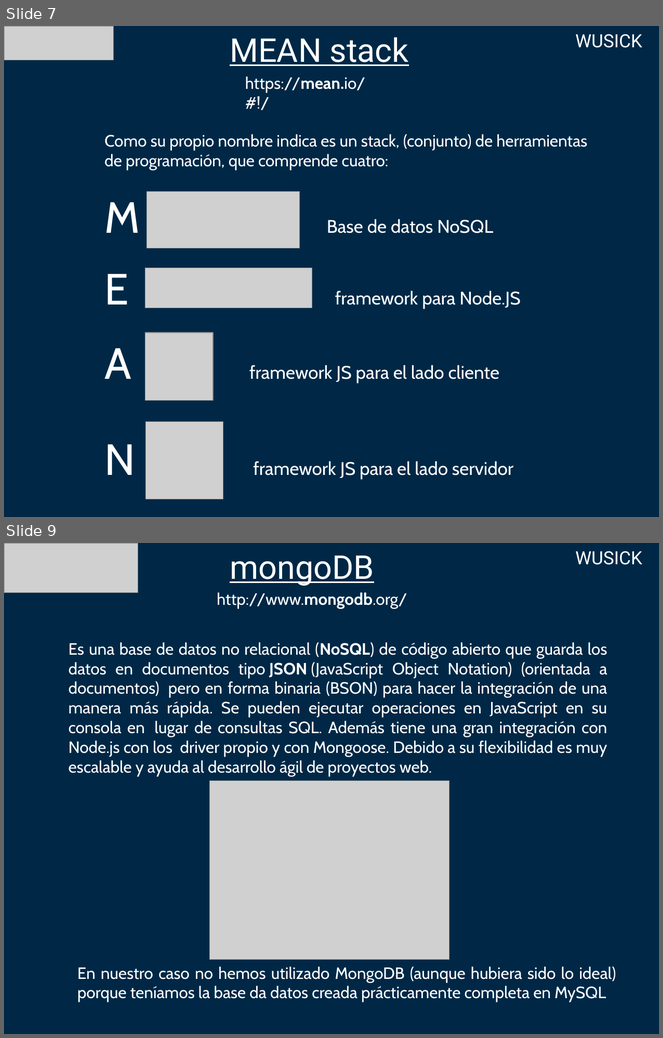
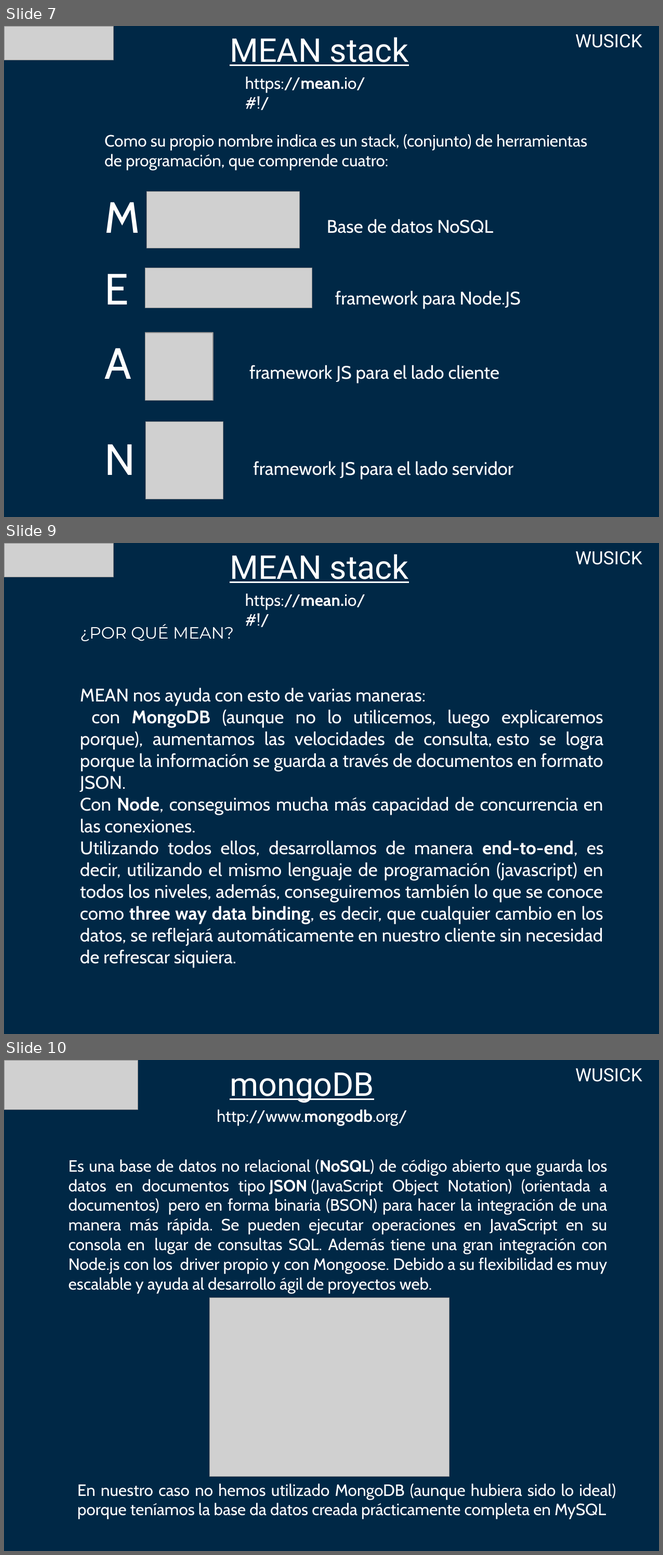
Before and after one commit to jha86/pptWusick, a slide deck: Presentación1.pptx. Shown one above the other, each under a label of ours: slides 7 and 9 before the commit, slides 7, 9 and 10 after it; the slides between them are not shown. The pictures are 663x1038 and 663x1555 pixels, drawn with LibreOffice and Linux fonts; fonts in the diff are those of the drawing; grey boxes stand for pictures. Boxes give left, top, right and bottom in pixels: in the first picture for what was removed or moved away, otherwise in the second. Text is boxed around its words. In the diff, an @@ line names an element or a change of style, - is before the commit and + after.

```diff
--- a/Presentación1.pptx
+++ b/Presentación1.pptx
@@ slide 9 added at (4,543,659,1034), background #002846 @@
@@ picture added at (4,543,113,577) @@
@@ text added at (230,554,409,583), 36 pt, text #FFFFFF, underline @@
+MEAN stack
@@ title added at (575,551,643,565), 20 pt, text #FFFFFF @@
+WUSICK
@@ text added at (245,593,365,610), 18 pt, text #FFFFFF @@
+https://mean.io/#!/
@@ text added at (80,624,234,641), 18 pt, text #FFFFFF @@
+¿POR QUÉ MEAN?
@@ text added at (80,688,604,968), 20 pt, text #FFFFFF @@
+MEAN nos ayuda con esto de varias maneras:
+con MongoDB (aunque no lo utilicemos, luego explicaremos porque), aumentamos las velocidades de consulta, esto se logra porque la información se guarda a través de documentos en formato JSON.
+Con Node, conseguimos mucha más capacidad de concurrencia en las conexiones.
+Utilizando todos ellos, desarrollamos de manera end-to-end, es decir, utilizando el mismo lenguaje de programación (javascript) en todos los niveles, además, conseguiremos también lo que se conoce como three way data binding, es decir, que cualquier cambio en los datos, se reflejará automáticamente en nuestro cliente sin necesidad de refrescar siquiera.
@@ what was slide 9 is now slide 10 @@
```
Also in this commit, not shown: 1 slide changed.
